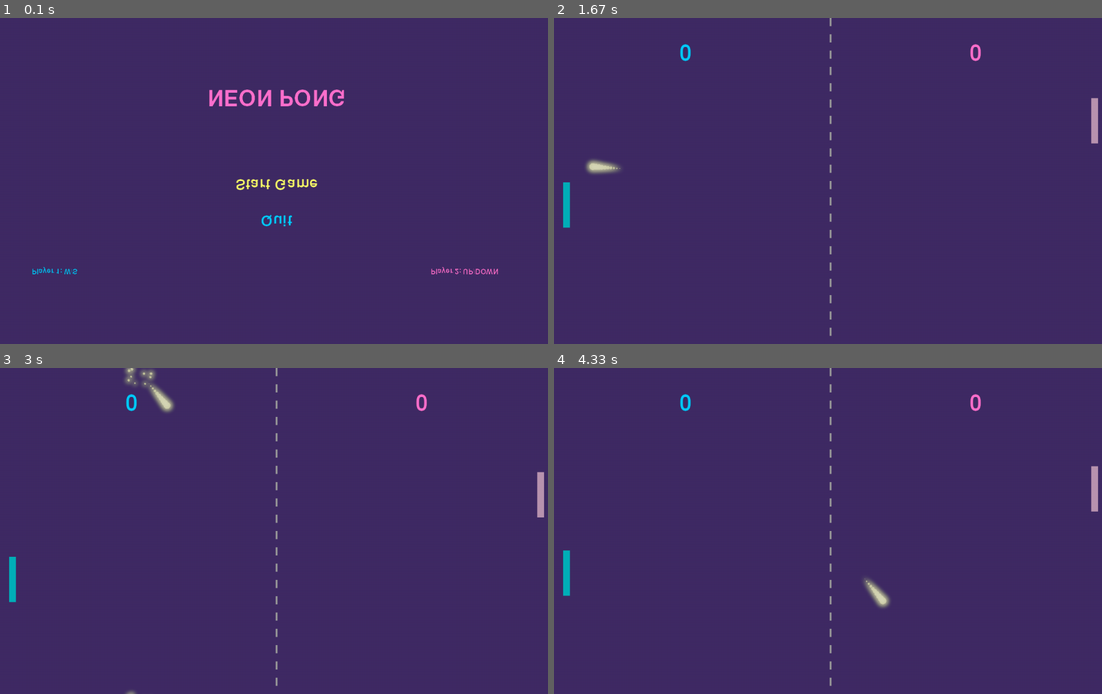
Above: before the commit, frames 1-4 (two rows, left to right).
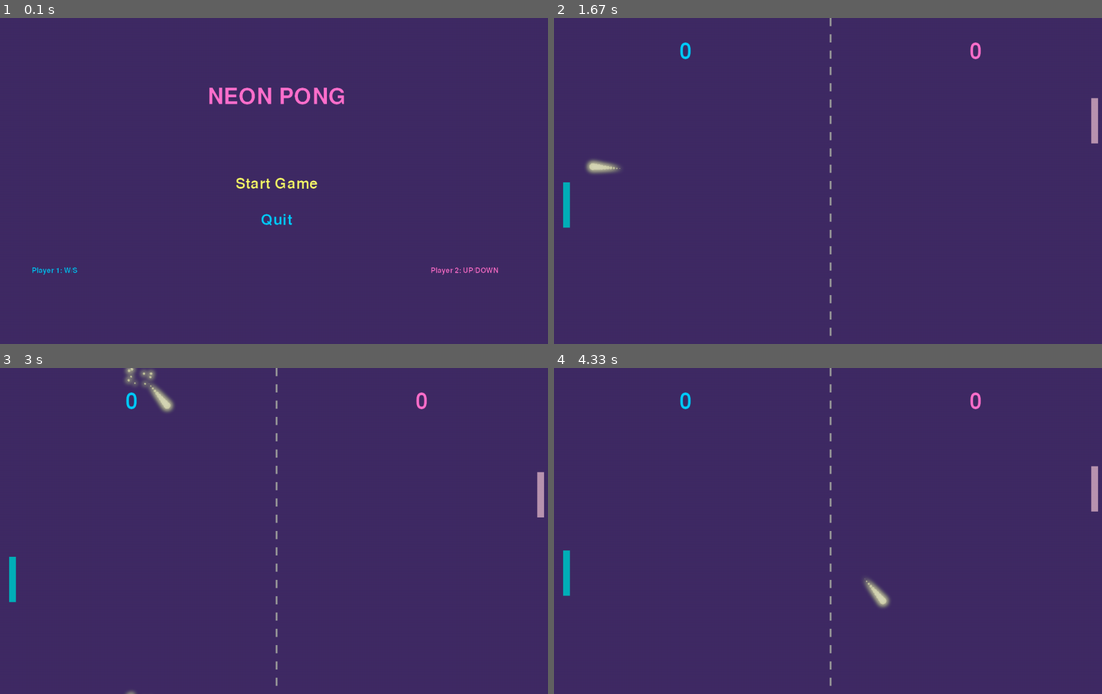
Above: after the commit, the same moments.

Repository: dterracino/neon_pong
Game: pygame game, started from main.py
The game is run twice, just before and just after one commit, with the same random seed, the same clock (stepped at 60 frames per second) and the same inputs.
Inputs:
- Up to frame 1 (0.1 s): no input
- Up to frame 2 (1.67 s): tap Enter at 0.33 s; hold Up 0.67-1.13 s; hold Down 1.17-1.47 s; hold S 1.17-1.47 s; hold Up from 1.5 s (still down); hold W from 1.5 s (still down)
- Up to frame 3 (3 s): release Up at 1.87 s; release W at 1.87 s; hold Down 1.9-2.27 s; hold S 1.9-2.27 s; hold Up 2.3-2.6 s; hold W 2.3-2.6 s; hold Down 2.63-2.93 s; hold S 2.63-2.93 s; hold Up from 2.97 s (still down); hold W from 2.97 s (still down)
- Up to frame 4 (4.33 s): release Up at 3.33 s; release W at 3.33 s; hold Down 3.37-3.73 s; hold S 3.37-3.73 s; hold Up 3.77-4.07 s; hold W 3.77-4.07 s; hold Down from 4.1 s (still down); hold S from 4.1 s (still down)

The runs differ from the first frame. In frame 1, 1.1% of the frame differs, in the area x 5-91%, y 21-79%; in frame 2, less than 0.1%; in frame 3, less than 0.1%; in frame 4, less than 0.1%.

Commit message:
Text now displays correctly, right-side up

Diff:
--- a/src/rendering/renderer.py
+++ b/src/rendering/renderer.py
@@ -22,18 +22,14 @@
         # Load basic shader
         print("[DEBUG] Renderer.__init__: Loading basic shader...")
         self.basic_program = shader_manager.load_shader('basic', 'basic.vert', 'basic.frag')
-        if self.basic_program:
-            print(f"[DEBUG] Renderer.__init__: Basic shader loaded successfully")
-        else:
-            print(f"[ERROR] Renderer.__init__: Failed to load basic shader!")
+        assert self.basic_program is not None, "Failed to load basic shader!"
+        print(f"[DEBUG] Renderer.__init__: Basic shader loaded successfully")
 
         # Load text shader
         print("[DEBUG] Renderer.__init__: Loading text shader...")
         self.text_program = shader_manager.load_shader('text', 'text.vert', 'text.frag')
-        if self.text_program:
-            print(f"[DEBUG] Renderer.__init__: Text shader loaded successfully")
-        else:
-            print(f"[ERROR] Renderer.__init__: Failed to load text shader!")
+        assert self.text_program is not None, "Failed to load text shader!"
+        print(f"[DEBUG] Renderer.__init__: Text shader loaded successfully")
 
         # Create post processor
         print("[DEBUG] Renderer.__init__: Creating post processor...")
@@ -48,7 +44,7 @@
         ], dtype='f4')
 
         self.quad_vbo = ctx.buffer(vertices.tobytes())
-        self.quad_vao = ctx.simple_vertex_array(self.basic_program, self.quad_vbo, 'in_position')  # type: ignore[arg-type]
+        self.quad_vao = ctx.simple_vertex_array(self.basic_program, self.quad_vbo, 'in_position')
         print("[DEBUG] Renderer.__init__: Quad VAO created")
 
         # Create a white 1x1 texture for solid color rendering
@@ -98,10 +94,10 @@
         # Draw bloomed scene to screen
         final_texture.use(0)
         if self.basic_program and 'tex' in self.basic_program:
-            self.basic_program['tex'].value = 0
+            self.basic_program['tex'] = 0
             # Set color to white to render the texture as-is
             if 'color' in self.basic_program:
-                self.basic_program['color'].value = (1.0, 1.0, 1.0, 1.0)
+                self.basic_program['color'] = (1.0, 1.0, 1.0, 1.0)
             self.quad_vao.render(moderngl.TRIANGLE_STRIP)
         else:
             print("[ERROR] Renderer.end_frame: Cannot render - basic_program not loaded or 'tex' uniform missing!")
@@ -113,9 +109,9 @@
 
         self.ui_texture.use(0)
         if self.basic_program and 'tex' in self.basic_program:
-            self.basic_program['tex'].value = 0
+            self.basic_program['tex'] = 0
             if 'color' in self.basic_program:
-                self.basic_program['color'].value = (1.0, 1.0, 1.0, 1.0)
+                self.basic_program['color'] = (1.0, 1.0, 1.0, 1.0)
             self.quad_vao.render(moderngl.TRIANGLE_STRIP)
 
         self.ctx.disable(moderngl.BLEND)
@@ -147,9 +143,9 @@
         # Bind white texture and set color uniform
         self.white_texture.use(0)
         if self.basic_program and 'tex' in self.basic_program:
-            self.basic_program['tex'].value = 0  # type: ignore[union-attr]
+            self.basic_program['tex'] = 0
         if self.basic_program and 'color' in self.basic_program:
-            self.basic_program['color'].value = color  # type: ignore[union-attr]
+            self.basic_program['color'] = color
 
         # Draw
         vao.render(moderngl.TRIANGLE_STRIP)
@@ -188,9 +184,9 @@
         # Bind white texture and set color uniform
         self.white_texture.use(0)
         if self.basic_program and 'tex' in self.basic_program:
-            self.basic_program['tex'].value = 0  # type: ignore[union-attr]
+            self.basic_program['tex'] = 0
         if self.basic_program and 'color' in self.basic_program:
-            self.basic_program['color'].value = color  # type: ignore[union-attr]
+            self.basic_program['color'] = color
 
         # Draw
         vao.render(moderngl.TRIANGLE_FAN)
@@ -243,7 +239,7 @@
             text_width, text_height = text_surface.get_size()
             print(f"[DEBUG] Renderer.draw_text: Text surface size: {text_width}x{text_height}")
 
-            # Convert to RGBA
+            # Convert to RGBA, flipping it for OpenGL
             text_data = pygame.image.tostring(text_surface, 'RGBA', True)
             print(f"[DEBUG] Renderer.draw_text: Text data size: {len(text_data)} bytes")
 
@@ -273,14 +269,14 @@
         # Create vertices for text rectangle with UV coordinates
         # Vertices: position (x, y) + UV (u, v)
         vertices = np.array([
-            # Bottom-left
-            ndc_x, ndc_y - ndc_height, 0.0, 1.0,
-            # Bottom-right
-            ndc_x + ndc_width, ndc_y - ndc_height, 1.0, 1.0,
-            # Top-left
-            ndc_x, ndc_y, 0.0, 0.0,
-            # Top-right
-            ndc_x + ndc_width, ndc_y, 1.0, 0.0,
+            # Bottom-left vertex -> UV (0, 0)
+            ndc_x, ndc_y - ndc_height, 0.0, 0.0,
+            # Bottom-right vertex -> UV (1, 0)
+            ndc_x + ndc_width, ndc_y - ndc_height, 1.0, 0.0,
+            # Top-left vertex -> UV (0, 1)
+            ndc_x, ndc_y, 0.0, 1.0,
+            # Top-right vertex -> UV (1, 1)
+            ndc_x + ndc_width, ndc_y, 1.0, 1.0,
         ], dtype='f4')
 
         # Switch to UI framebuffer
@@ -303,10 +299,10 @@
         # Bind text texture and set color uniform
         text_texture.use(0)
         if self.text_program and 'tex' in self.text_program:
-            self.text_program['tex'].value = 0  # type: ignore[union-attr]
+            self.text_program['tex'] = 0
         if self.text_program and 'color' in self.text_program:
             # Use white color to render text texture as-is (text is already colored)
-            self.text_program['color'].value = (1.0, 1.0, 1.0, color[3])  # type: ignore[union-attr]
+            self.text_program['color'] = (1.0, 1.0, 1.0, color[3])
 
         print(f"[DEBUG] Renderer.draw_text: Drawing text '{text}' at ({x}, {y}) with NDC ({ndc_x:.2f}, {ndc_y:.2f}) size ({ndc_width:.2f}, {ndc_height:.2f})")
 
